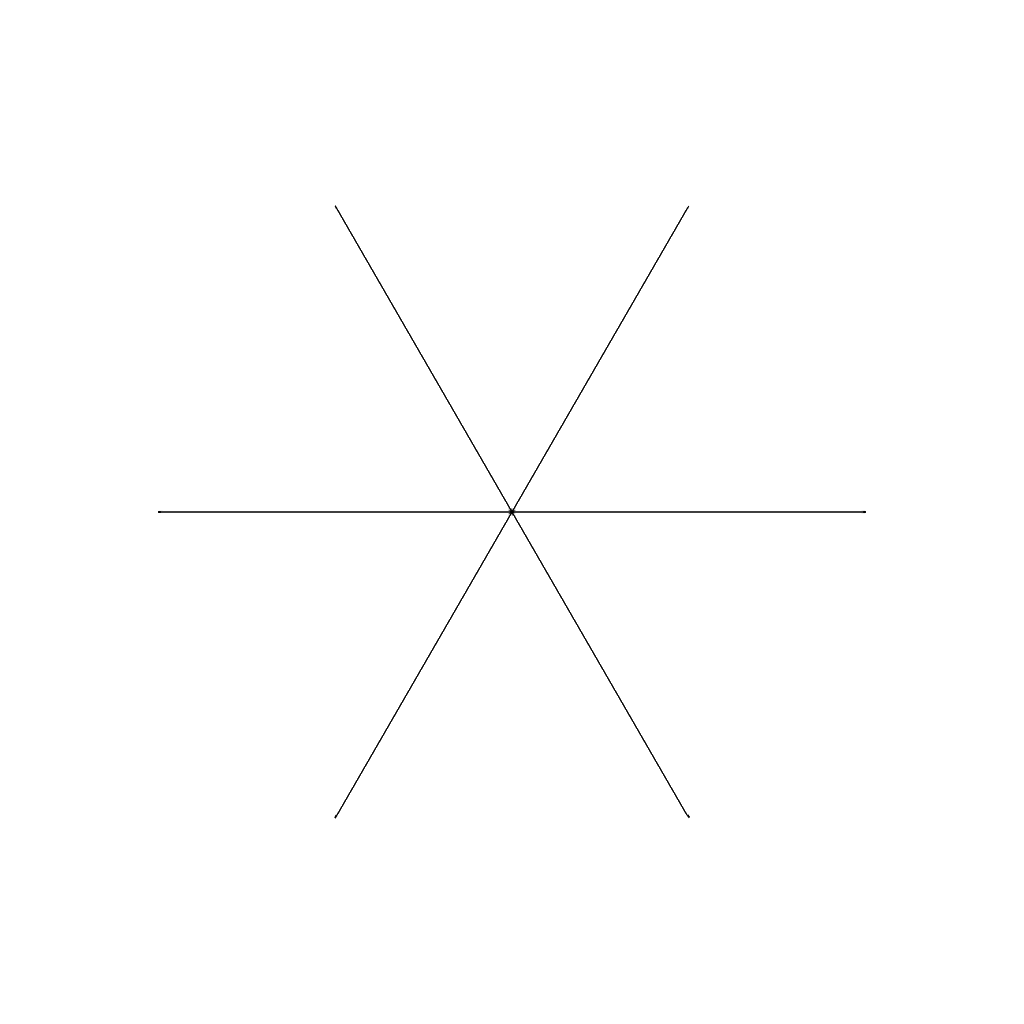
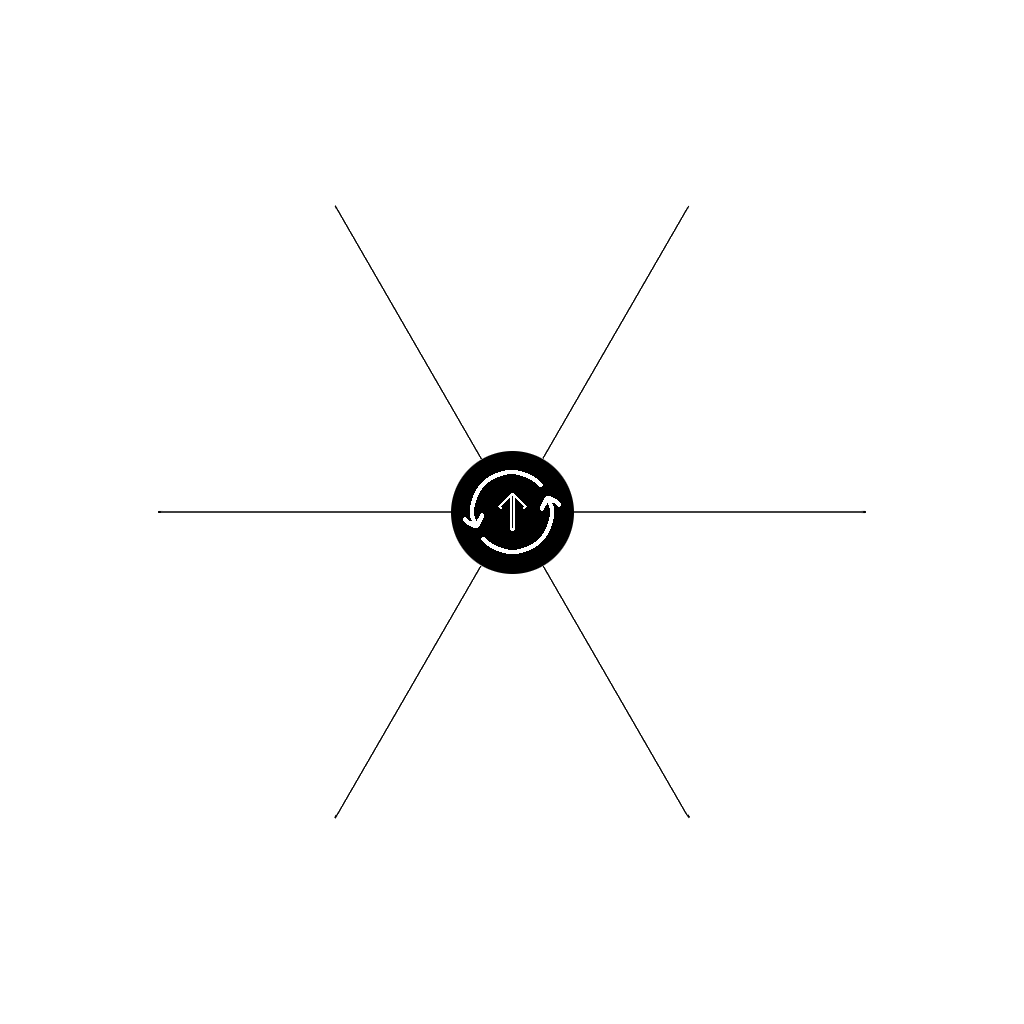
Comparing the layer stacks of the two 1024×1024 images. Changes:
added layer "CenterCircle_Full" above "Cut_Square" over [451, 451, 574, 574]
added layer "Hex_UV.png copy #2" above "Hex_UV.png copy #1" over [451, 451, 574, 574]
hid "Hex_UV.png copy #1" over [451, 451, 574, 574]
